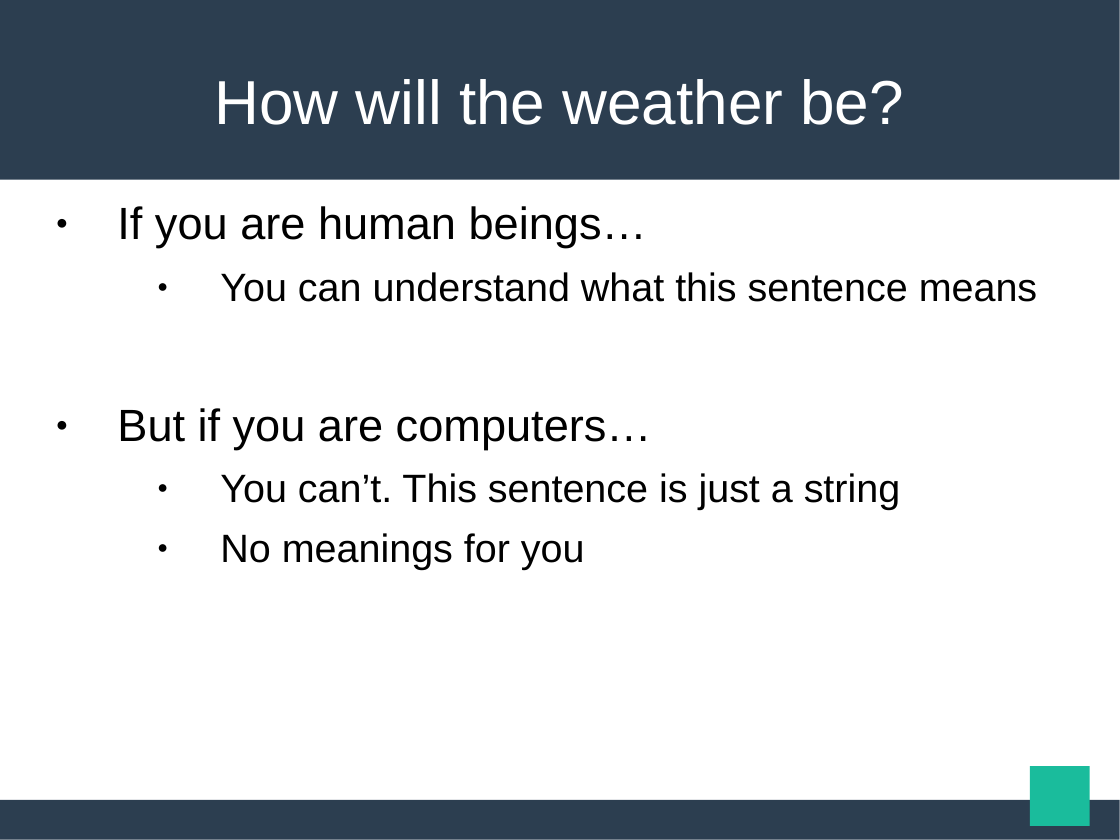
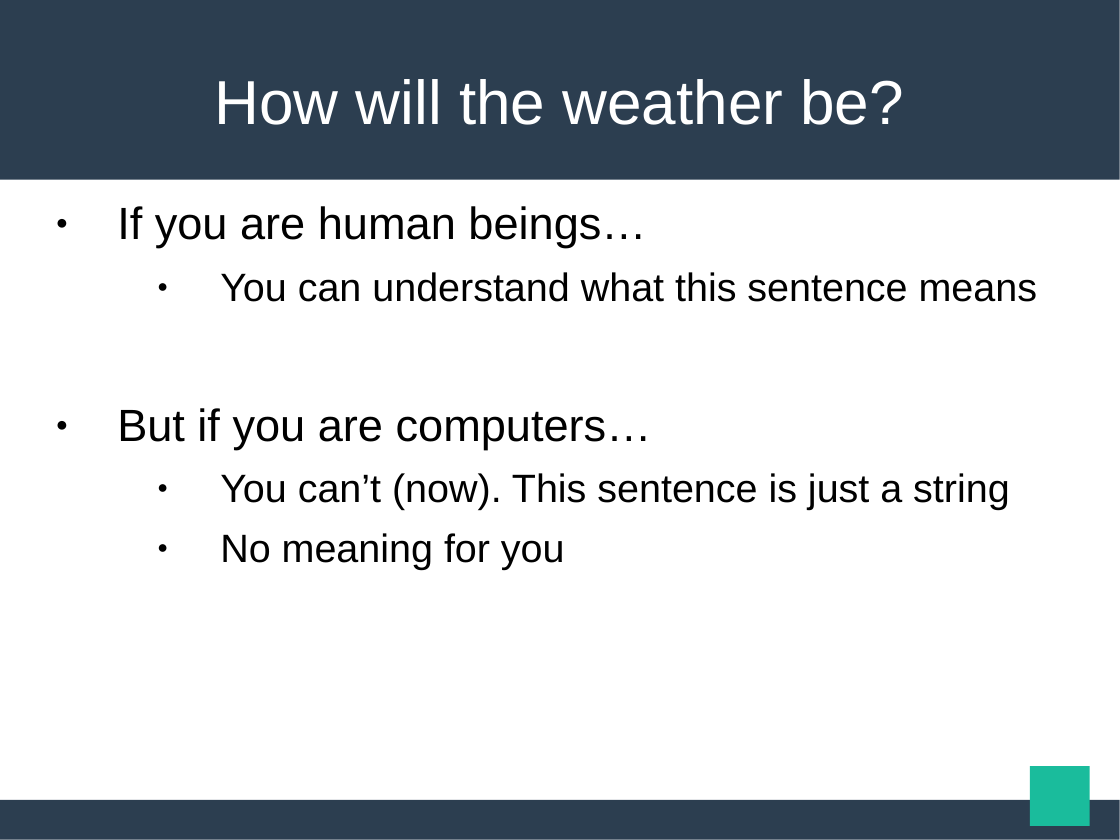
Before and after one commit to maekawatoshiki/neural-machine-translation-demo, a slide deck: slide 3 of NY_slide.ppt. Drawn at 1120x840 pixels with LibreOffice and Linux fonts; fonts in the diff are those of the drawing. Boxes give left, top, right and bottom in pixels: in the first picture for what was removed or moved away, otherwise in the second. Text is boxed around its words. In the diff, an @@ line names an element or a change of style, - is before the commit and + after.

```diff
--- a/NY_slide.ppt
+++ b/NY_slide.ppt
@@ text at bbox=[220, 473, 1009, 570]: text changed @@
-  ● You can’t. This sentence is just a string
-  ● No meanings for you
+  ● You can’t (now). This sentence is just a string
+  ● No meaning for you
```
Also in this commit, not shown: 2 other slides changed, 3 slides added.
